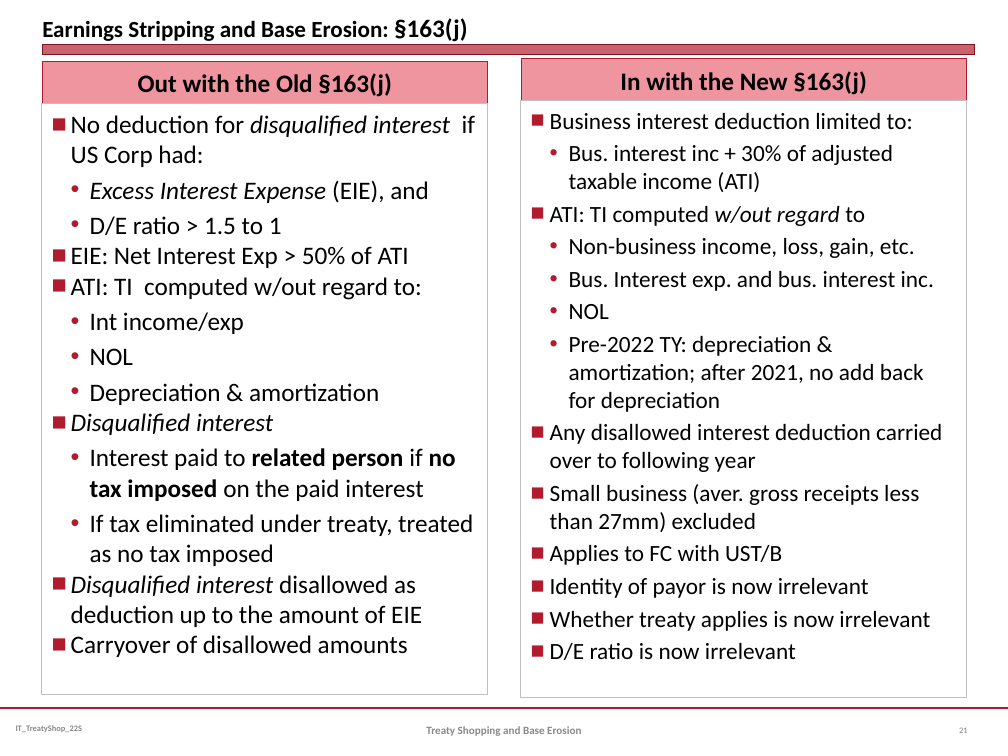
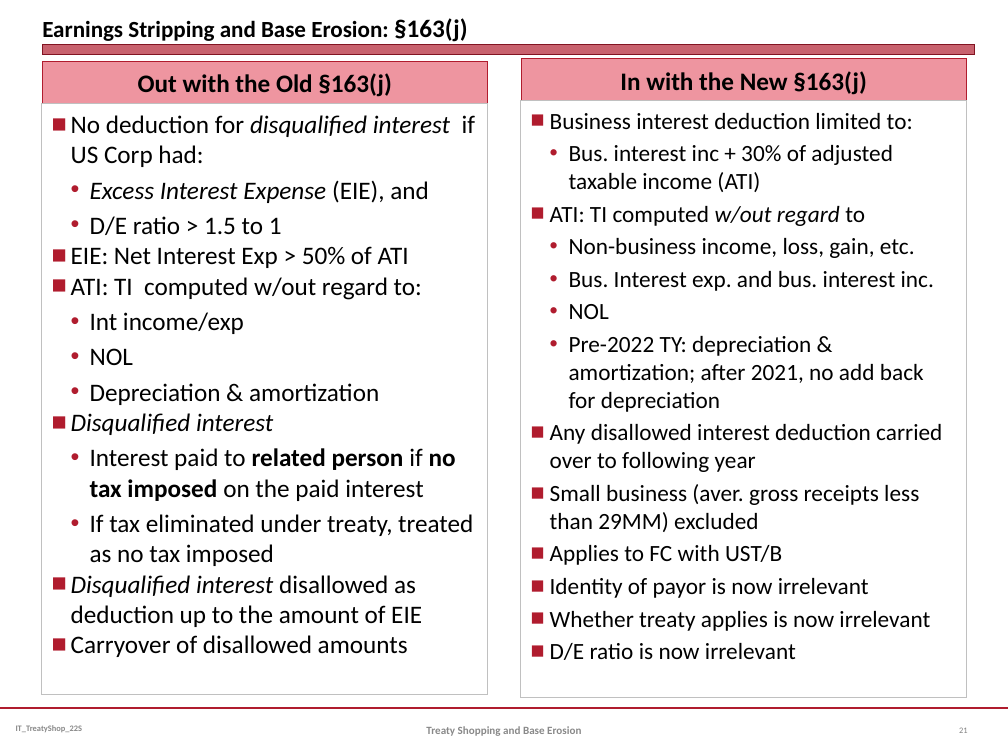
Before and after one commit to jmc877/International-Tax, a slide deck: slide 21 of slides/IT_TreatyShop_22S.pptx. Drawn at 1008x756 pixels with LibreOffice and Linux fonts; fonts in the diff are those of the drawing. Boxes give left, top, right and bottom in pixels: in the first picture for what was removed or moved away, otherwise in the second. Text is boxed around its words. In the diff, an @@ line names an element or a change of style, - is before the commit and + after.

```diff
--- a/slides/IT_TreatyShop_22S.pptx
+++ b/slides/IT_TreatyShop_22S.pptx
@@ text at <box>550,484,919,532</box>: text changed @@
-■ Small business (aver. gross receipts less than 27mm) excluded
+■ Small business (aver. gross receipts less than 29MM) excluded
```
Also in this commit, not shown: 3 other slides changed, 3 other files.
